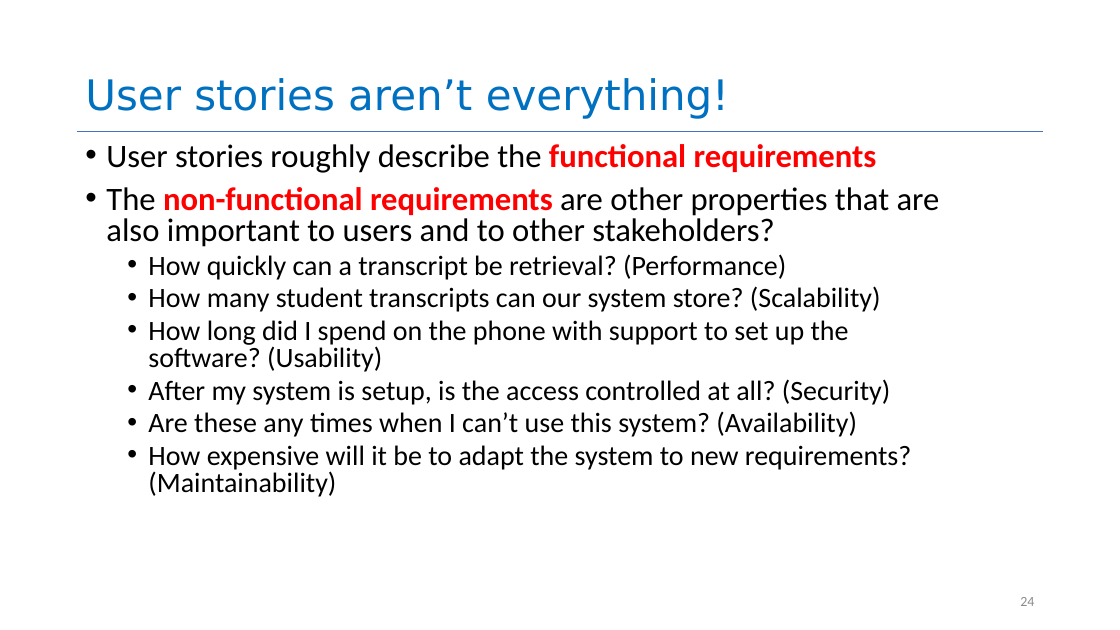
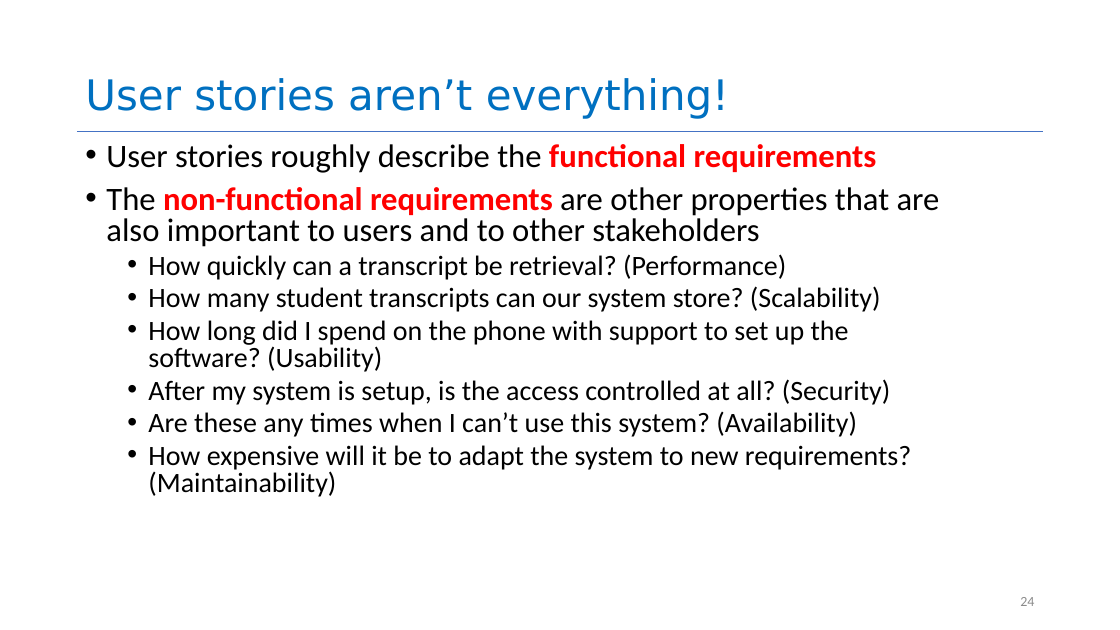
Before and after one commit to rimshaTest/CS4530-Spring-2026, a slide deck: slide 24 of Slides/Module 01.2 User Stories.pptx. Drawn at 1120x630 pixels with LibreOffice and Linux fonts; fonts in the diff are those of the drawing. Boxes give left, top, right and bottom in pixels: in the first picture for what was removed or moved away, otherwise in the second. Text is boxed around its words. In the diff, an @@ line names an element or a change of style, - is before the commit and + after.

```diff
--- a/Slides/Module 01.2 User Stories.pptx
+++ b/Slides/Module 01.2 User Stories.pptx
@@ text at (106,187,940,247): text changed @@
-• The non-functional requirements are other properties that are also important to users and to other stakeholders?
+• The non-functional requirements are other properties that are also important to users and to other stakeholders
```
Also in this commit, not shown: 2 other slides changed, 1 other file.
